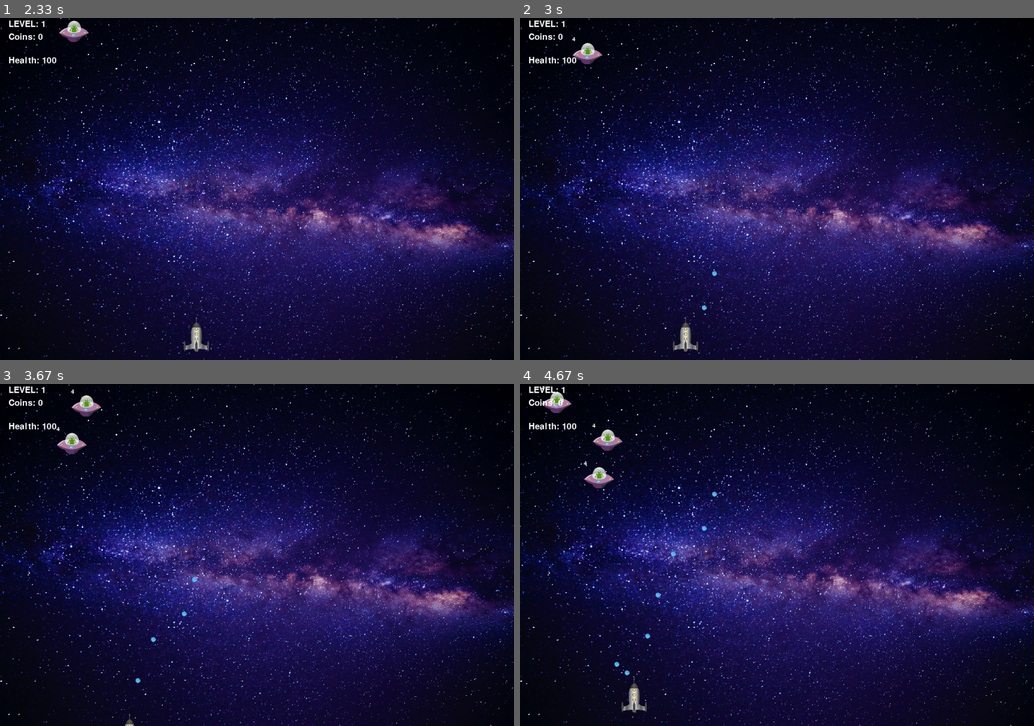
Above: before the commit, frames 1-4 (two rows, left to right).
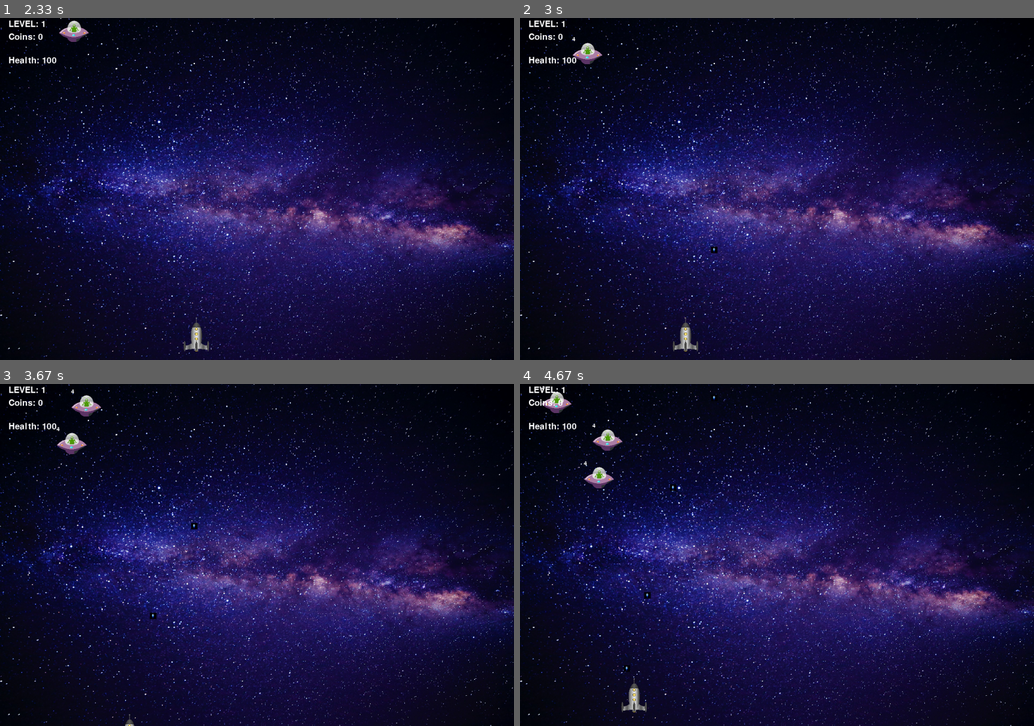
Above: after the commit, the same moments.

Repository: Pavel-Bylkov/shuter_pygame
Game: pygame game, started from game3.py
Same seed, same stepped clock (60 frames per second), same inputs: the game is played once before the commit and once after it.
Inputs:
- Up to frame 1 (2.33 s): hold R from 1.83 s (still down); hold A from 1.83 s (still down)
- Up to frame 2 (3 s): release R at 2.37 s; release A at 2.37 s; tap Space at 2.4, 2.8 s; hold A from 2.73 s (still down)
- Up to frame 3 (3.67 s): tap Space at 3.1, 3.37 s; release A at 3.27 s; hold S 3.3-3.6 s; hold A from 3.63 s (still down)
- Up to frame 4 (4.67 s): tap Space at 3.7, 4.13, 4.53 s; release A at 4.03 s; hold W 4.07-4.43 s; hold D from 4.47 s (still down)

Frame 1 is identical in both runs. In frame 2, less than 0.1% of the frame differs, in the area x 35-39%, y 66-86%; in frame 3, 0.1%; in frame 4, 0.2%, in the area x 18-39%, y 3-86%.

Commit message:
some update

Diff:
--- a/game3.py
+++ b/game3.py
@@ -26,9 +26,12 @@
 img_hero = pg.transform.scale(pg.image.load("rocket.png"), (60, 80))
 # враг
 img_enemy = pg.transform.scale(pg.image.load("ufo.png"), (70, 50))
+img_enemy2 = pg.transform.scale(pg.image.load("ship.png"), (50, 60))
+img_enemy3 = pg.transform.scale(pg.image.load("ship_star-wars.png"), (50, 60))
+img_enemy4 = pg.transform.scale(pg.image.load("mandocruiser.png"), (60, 80))
 # подготавливаем картинку для геймовера
 gameover = pg.transform.scale(pg.image.load("gameover.jpeg"), (win_width, win_height))
-img_bull = pg.transform.scale(pg.image.load("fire_blue.png"), (15, 15))
+img_bull = pg.transform.scale(pg.image.load("fire_blue.png"), (10, 10))
 img_bull2 = pg.transform.scale(pg.image.load("blaster.png"), (15, 15))
 img_bum = "Взрыв4.png"
 images_for_bum = []
@@ -125,7 +128,7 @@
             self.rect.x -= self.speed
         if keys[pg.K_d]:
             self.rect.x += self.speed
-        if keys[pg.K_t]:
+        if keys[pg.K_r]:
             self.change_weapon()
         if keys[pg.K_SPACE]:
             self.fire()
@@ -142,8 +145,8 @@
         self.health_display.reset(win)
 
 class Enemy(Base):
-    def __init__(self, x, y, speed, health):
-        super().__init__(x=x, y=y, speed=speed, img=img_enemy)
+    def __init__(self, x, y, speed, health, img):
+        super().__init__(x=x, y=y, speed=speed, img=img)
         self.health = health
         self.power = health
         self.health_display = Text(x=self.rect.x, y=(self.rect.y-15),
@@ -230,15 +233,19 @@
         if type == 1:
             return Enemy(x=random.randint(3, win_width // 10 - 4) * 10,
                       y=random.randint(-50, -10),
-                      speed=4, health=4)
+                      speed=4, health=4, img=img_enemy)
         elif type == 2:
             return Enemy2(x=random.randint(3, win_width // 10 - 4) * 10,
                       y=random.randint(-50, -10),
-                      speed=7, health=2)
+                      speed=7, health=2, img=img_enemy3)
         elif type == 3:
             return Enemy2(x=random.randint(3, win_width // 10 - 4) * 10,
                       y=random.randint(-50, -10),
-                      speed=2, health=10)
+                      speed=2, health=10, img=img_enemy2)
+        elif type == 4:
+            return Enemy2(x=random.randint(3, win_width // 10 - 4) * 10,
+                      y=random.randint(-50, -10),
+                      speed=2, health=12, img=img_enemy4)
 
 
 class Controller:
@@ -253,10 +260,10 @@
         self.levels = [
             Level(1, {1: 5}),
             Level(2, {1: 7}),
-            Level(3, {1: 10}),
-            Level(4, {2: 5}),
+            Level(3, {1: 5, 2: 5}),
+            Level(4, {2: 5, 3: 3}),
             Level(5, {1: 5, 2: 5}),
-            Level(6, {3: 5})
+            Level(6, {3: 5, 4: 3})
         ]
         self.cur_level = self.levels.pop(0)
         self.timer = time.time()
Binary file added: mandocruiser.png
Binary file added: ship.png
Binary file added: ship_star-wars.png
Not shown, changed: .DS_Store
